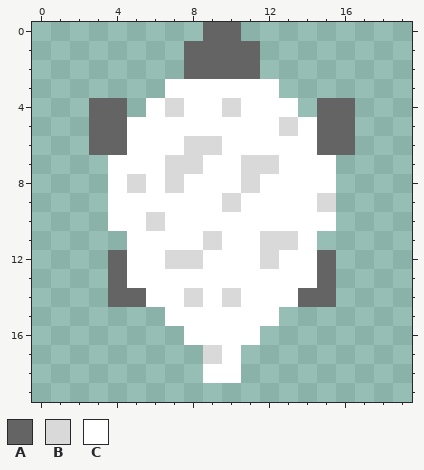
Two states of a pixel-art sprite, res/sheep.png. That is the earlier state.
The file is 20x20 pixels.
Palette (. is transparent): A #646464  B #d9d9d9  C #ffffff
Pixels before, first column x 3:
 0 ......AA......
 1 .....AAAA.....
 2 .....AAAA.....
 3 ....CCCCCC....
 4 AA.CBCCBCCC.AA
 5 AACCCCCCCCBCAA
 6 AACCCBBCCCCCAA
 7 .CCCBBCCBBCCC.
 8 .CBCBCCCBCCCC.
 9 .CCCCCCBCCCCB.
10 .CCBCCCCCCCCC.
11 ..CCCCBCCBBC..
12 .ACCBBCCCBCCA.
13 .ACCCCCCCCCCA.
14 .AACCBCBCCCAA.
15 ....CCCCCC....
16 .....CCCC.....
17 ......BC......
18 ......CC......
After:
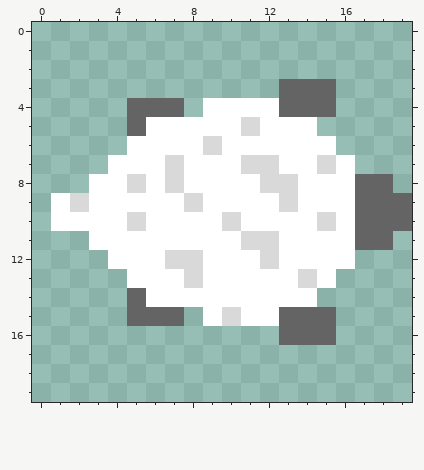
From old to new:
{"y":0,"x":9,"old":"AA","new":".."}
{"y":1,"x":8,"old":"AAAA","new":"...."}
{"y":2,"x":8,"old":"AAAA","new":"...."}
{"y":3,"x":7,"old":"CCCCCC...","new":"......AAA"}
{"y":4,"x":3,"old":"AA.CBC","new":"..AAA."}
{"y":4,"x":10,"old":"B","new":"C"}
{"y":4,"x":13,"old":"C.","new":"AA"}
{"y":4,"x":16,"old":"A","new":"."}
{"y":5,"x":3,"old":"AAC","new":"..A"}
{"y":5,"x":11,"old":"C","new":"B"}
{"y":5,"x":13,"old":"B","new":"C"}
{"y":5,"x":15,"old":"AA","new":".."}
{"y":6,"x":3,"old":"AA","new":".."}
{"y":6,"x":8,"old":"B","new":"C"}
{"y":6,"x":15,"old":"AA","new":"C."}
{"y":7,"x":8,"old":"B","new":"C"}
{"y":7,"x":15,"old":"C.","new":"BC"}
{"y":8,"x":3,"old":".","new":"C"}
{"y":8,"x":11,"old":"BCC","new":"CBB"}
{"y":8,"x":16,"old":"...","new":"CAA"}
{"y":9,"x":1,"old":"...","new":"CBC"}
{"y":9,"x":8,"old":"C","new":"B"}
{"y":9,"x":10,"old":"B","new":"C"}
{"y":9,"x":13,"old":"C","new":"B"}
{"y":9,"x":15,"old":"B....","new":"CCAAA"}
{"y":10,"x":1,"old":"...","new":"CCC"}
{"y":10,"x":5,"old":"CB","new":"BC"}
{"y":10,"x":10,"old":"C","new":"B"}
{"y":10,"x":15,"old":"C....","new":"BCAAA"}
{"y":11,"x":3,"old":"..","new":"CC"}
{"y":11,"x":9,"old":"B","new":"C"}
{"y":11,"x":11,"old":"C","new":"B"}
{"y":11,"x":13,"old":"B","new":"C"}
{"y":11,"x":15,"old":"....","new":"CCAA"}
{"y":12,"x":4,"old":"A","new":"C"}
{"y":12,"x":15,"old":"A.","new":"CC"}
{"y":13,"x":4,"old":"A","new":"."}
{"y":13,"x":8,"old":"C","new":"B"}
{"y":13,"x":14,"old":"CA","new":"BC"}
{"y":14,"x":4,"old":"A","new":"."}
{"y":14,"x":8,"old":"B","new":"C"}
{"y":14,"x":10,"old":"B","new":"C"}
{"y":14,"x":14,"old":"AA","new":"C."}
{"y":15,"x":5,"old":"..CC","new":"AAA."}
{"y":15,"x":10,"old":"C","new":"B"}
{"y":15,"x":13,"old":"...","new":"AAA"}
{"y":16,"x":8,"old":"CCCC","new":"...."}
{"y":16,"x":13,"old":"...","new":"AAA"}
{"y":17,"x":9,"old":"BC","new":".."}
{"y":18,"x":9,"old":"CC","new":".."}
{"label":"changed","picture_box":[51,22,412,383]}
